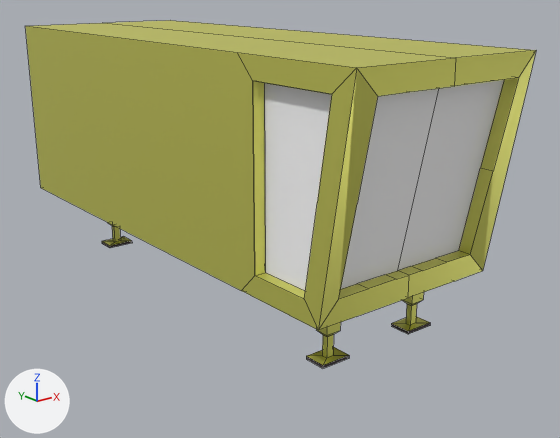
Two versions of the Blender file FlyingBrick.blend, one commit apart.
The view is the same before and after, from a 50 mm lens placed at (-6.89, -10.04, 2.35), pointed at (0.45, -0.87, -1.31). Every picture has the same lights, and +X, +Y and +Z are marked at lower left. Mesh edges are drawn as thin lines.

Names of what the first picture shows: 'Front left leg', 'Front right leg', 'Fuselage', 'Rear right leg'.
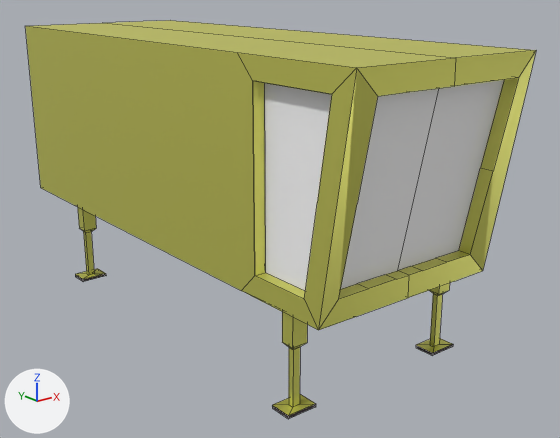
Boxes (x1, y1, x2, y2) around the edits, measured in the pictures (560 x 438 px; the box of a moved part takes in the faces that stretch with it):
'Fuselage', reshaped: before (26, 20, 536, 337); after (26, 20, 536, 349)
'Front right leg', reshaped, moved (109% taller): before (306, 334, 349, 368); after (272, 347, 316, 419)
'Front left leg', reshaped, moved (106% taller): before (391, 304, 430, 334); after (416, 293, 453, 356)
'Rear right leg', reshaped, moved (126% taller): before (102, 226, 132, 248); after (75, 231, 106, 282)
part 1 of me_fuselage, moved or reshaped: before (107, 222, 424, 337); after (78, 207, 450, 349)
part 2 of me_fuselage_004, moved or reshaped: before (406, 304, 417, 325); after (83, 231, 442, 407)

Diff of the bpy script that builds the scene:
```diff
--- a/FlyingBrick.blend.py
+++ b/FlyingBrick.blend.py
@@ me_fuselage @@
 me_fuselage.from_pydata(...)  # 88 vertices, 68 faces; spans x 0.0..1.5, y -4.5..4.0, z -2.0..1.5
 # used by ob_fuselage; location = (0.0, 0.0, 0.0)
+# me_fuselage part 1: all 32 vertices in x 0.67..0.9, y -3.49..2.5, z -2.0..-1.5 are moved by (0.55, 0.0, 0.0)
 me_fuselage.materials.append(mat_fuselage)
@@ me_fuselage_004 @@
 me_fuselage_004.from_pydata(...)  # 16 vertices, 13 faces; spans x 0.559..1.009, y -3.547..-3.225, z -2.341..-2.0
 # used by ob_front_left_leg; location = (0.0, 0.0, 0.0)
 # before: 0 (0.84, -3.346, -2.0), 1 (0.728, -3.346, -2.0) at pixel (406, 303), 2 (0.84, -3.426, -2.0) at pixel (416, 303), 3 (0.728, -3.426, -2.0) at pixel (411, 305)
+# me_fuselage_004 part 2
+for i in [*range(0, 4)]: me_fuselage_004.vertices[i].co += Vector((0.0, 0.0, 0.594))
 me_fuselage_004.materials.append(mat_fuselage)
@@ ob_front_right_leg @@
-ob_front_right_leg = bpy.data.objects.new('Front right leg', me_fuselage_001)
-ob_front_right_leg.location = (0.0, 0.0, 0.0)
+ob_front_right_leg = bpy.data.objects.new('Front right leg', me_fuselage_004)
+ob_front_right_leg.location = (-2.13, 0.0, -0.5)
@@ ob_rear_right_leg @@
-ob_rear_right_leg = bpy.data.objects.new('Rear right leg', me_fuselage_002)
-ob_rear_right_leg.location = (0.0, 0.0, 0.0)
+ob_rear_right_leg = bpy.data.objects.new('Rear right leg', me_fuselage_004)
+ob_rear_right_leg.location = (-2.13, 5.77, -0.5)
@@ ob_front_left_leg @@
 ob_front_left_leg = bpy.data.objects.new('Front left leg', me_fuselage_004)
-ob_front_left_leg.location = (0.0, 0.0, 0.0)
+ob_front_left_leg.location = (0.54, 0.0, -0.5)
```
